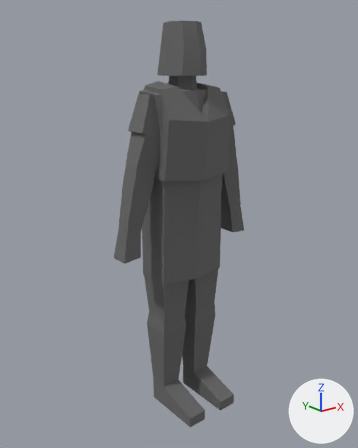
Renders of the COLLADA model Devtober 2020/Assets/Models/Character/Guard2.dae from each side of a commit.
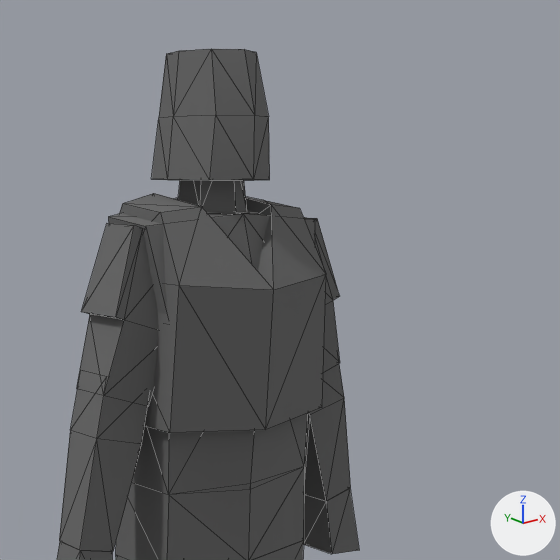
Old and new are each drawn whole from a camera (50 mm lens) standing at (-0.0466, -0.0572, 0.0536) and looking at (-0.0011, -0.0004, 0.0308) and again close up on the part from 26% to 92% of the width and 0% to 52% of the height. Lighting does not change. The marker at lower right points along +X, +Y and +Z. The close-ups show mesh edges as thin lines. Where no turn or scale is listed for an object, it has been applied to the vertices.

The older version as bpy lines, for what is in view:
```python
me_hand_rmesh = bpy.data.meshes.new('Hand_RMesh')
me_hand_rmesh.from_pydata(...)  # 8 vertices, 12 faces; spans x 0.00885..0.01196, y -0.00175..0.00113, z 0.02743..0.03207
me_hand_rmesh.materials.append(mat_lambert1)  # dark grey #666666
me_pcylinder1mesh = bpy.data.meshes.new('pCylinder1Mesh')
me_pcylinder1mesh.from_pydata(...)  # 26 vertices, 48 faces; spans x -0.00322..0.00322, y -0.00392..0.00407, z -0.00351..0.00351
me_pcylinder1mesh.materials.append(mat_lambert1)  # dark grey #666666
me_upper_left_armmesh = bpy.data.meshes.new('Upper_Left_ArmMesh')
me_upper_left_armmesh.from_pydata(...)  # 16 vertices, 28 faces; spans x 0.00341..0.00941, y -0.00214..0.00134, z 0.03998..0.05028
me_upper_left_armmesh.materials.append(mat_lambert1)  # dark grey #666666
me_upper_right_armmesh = bpy.data.meshes.new('Upper_Right_ArmMesh')
me_upper_right_armmesh.from_pydata(...)  # 16 vertices, 28 faces; spans x 0.00341..0.00941, y -0.00214..0.00134, z 0.03998..0.05028
me_upper_right_armmesh.materials.append(mat_lambert1)  # dark grey #666666
ob_hand_r = bpy.data.objects.new('Hand_R', me_hand_rmesh)
ob_hand_r.location = (0.0, 0.0, 0.0)
ob_pcylinder1 = bpy.data.objects.new('pCylinder1', me_pcylinder1mesh)
ob_pcylinder1.location = (0.0, 0.00028, 0.05616)
ob_upper_left_arm = bpy.data.objects.new('Upper_Left_Arm', me_upper_left_armmesh)
ob_upper_left_arm.location = (0.0, 0.0, 0.0)
ob_upper_left_arm.scale = (-1.0, 1.0, 1.0)
ob_upper_right_arm = bpy.data.objects.new('Upper_Right_Arm', me_upper_right_armmesh)
ob_upper_right_arm.location = (0.0, 0.0, 0.0)
# also in view: 'Lower_Right_Arm1' at (0.0086, -0.0003, 0.0368); 'Neck' at (0.0, 0.0001, 0.0528); 'Lower_Left_Arm1' at (-0.0086, -0.0003, 0.0368); 'Chest' at (0.0, -0.0004, 0.043); 'Armor' at (0.0, -0.0006, 0.0451)
```
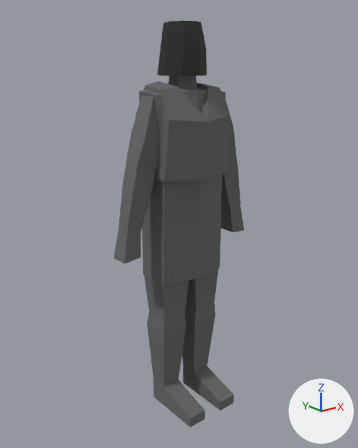
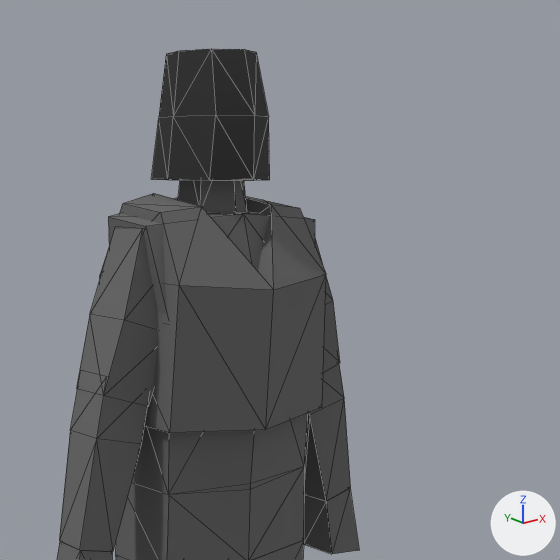
Location of each change, [x1, y1, x2, y2] in pixels of the close-ups (560 x 560 px):
'pCylinder1', recoloured (grey to black): [152, 49, 270, 180] in both
'Upper_Left_Arm', reshaped: before [76, 224, 158, 407]; after [76, 229, 158, 407]
'Upper_Right_Arm', reshaped: before [310, 218, 340, 372]; after [315, 239, 340, 372]
part 1 of me_upper_right_armmesh, cut back: before [310, 218, 339, 300]
part 2 of me_upper_left_armmesh, cut back: before [82, 224, 143, 320]; after [90, 229, 143, 320]

What the commit changed:
Material 'Helmet' (mat_helmet) is new.
Its base color is (0.012, 0.012, 0.012) (black #1d1d1d).
Its roughness is 0.7.
me_upper_right_armmesh is used by ob_upper_right_arm; location (0.0, 0.0, 0.0).
me_upper_right_armmesh had 16 vertices, 28 faces and spanned x 0.00341..0.00941, y -0.00214..0.00134, z 0.03998..0.05028.
me_upper_right_armmesh now has 12 vertices, 20 faces and spans x 0.00341..0.00941, y -0.00214..0.00134, z 0.03998..0.05008.
Part 1, on me_upper_right_armmesh:
4 vertices are removed from x 0.00703..0.00874, y -0.00214..0.00134, z 0.04539..0.05028.
10 faces are deleted.
2 new faces join them.
me_upper_left_armmesh is used by ob_upper_left_arm; location (0.0, 0.0, 0.0); scale (-1.0, 1.0, 1.0).
me_upper_left_armmesh had 16 vertices, 28 faces and spanned x 0.00341..0.00941, y -0.00214..0.00134, z 0.03998..0.05028.
me_upper_left_armmesh now has 12 vertices, 20 faces and spans x 0.00341..0.00941, y -0.00214..0.00134, z 0.03998..0.05008.
Part 2, on me_upper_left_armmesh:
4 vertices are removed from x 0.00703..0.00874, y -0.00214..0.00134, z 0.04539..0.05028.
10 faces are deleted.
2 new faces join them.
me_pcylinder1mesh has 26 vertices, 48 faces and spans x -0.00322..0.00322, y -0.00392..0.00407, z -0.00351..0.00351.
me_pcylinder1mesh no longer uses material mat_lambert1 (dark grey #666666).
me_pcylinder1mesh now uses material mat_helmet (black #1d1d1d).
